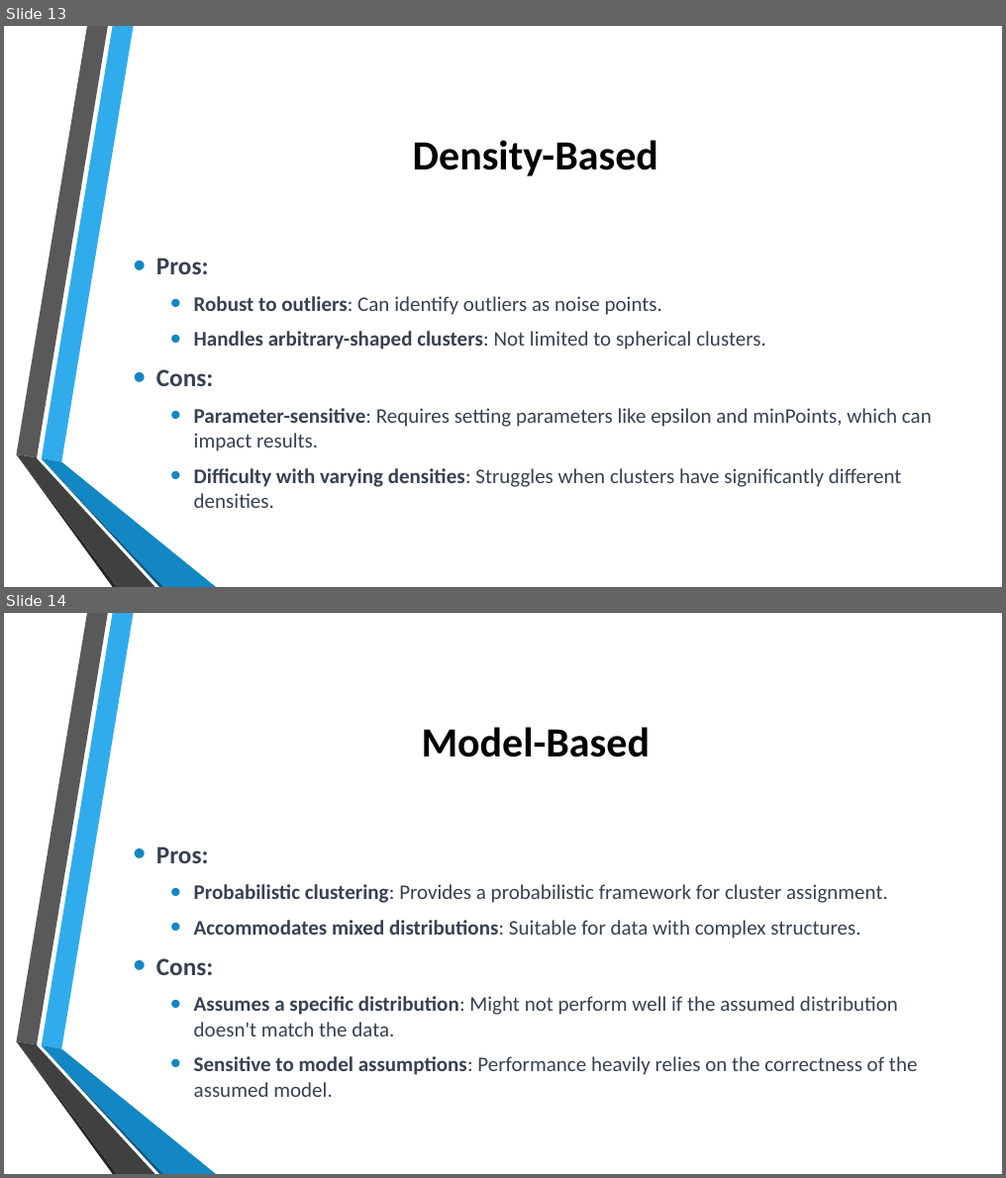
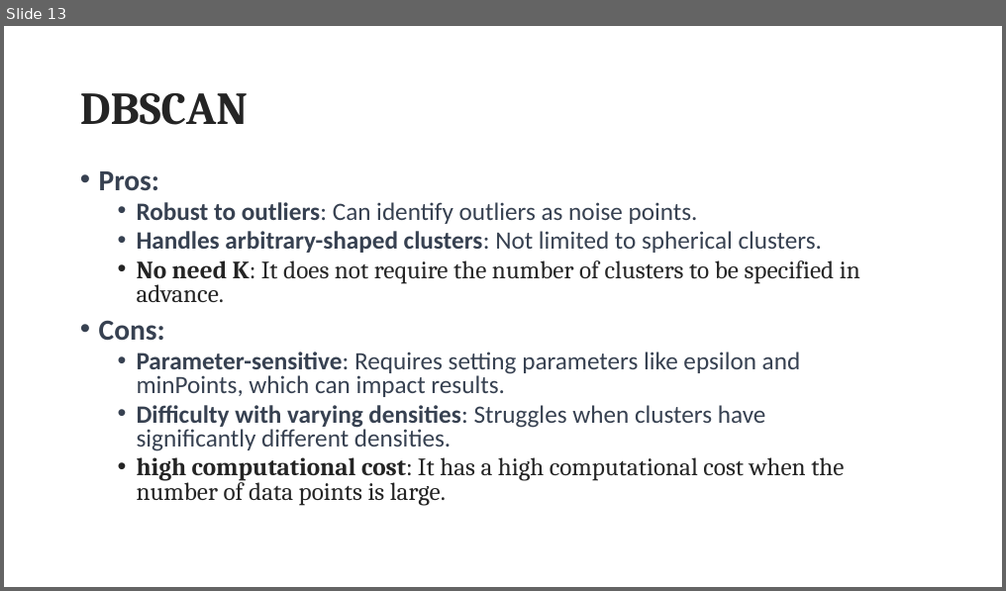
Before and after one commit to SC-One/ClusteringDataStream, a slide deck: Presentation/Data Mining in clustering.pptx. Shown one above the other, each under a label of ours: slides 13 and 14 before the commit, slide 13 after it. The pictures are 1006x1178 and 1006x591 pixels, drawn with LibreOffice and Linux fonts; fonts in the diff are those of the drawing; background and template pictures are left out. Boxes give left, top, right and bottom in pixels: in the first picture for what was removed or moved away, otherwise in the second. Text is boxed around its words. In the diff, an @@ line names an element or a change of style, - is before the commit and + after.

```diff
--- a/Presentation/Data Mining in clustering.pptx
+++ b/Presentation/Data Mining in clustering.pptx
@@ slide 14 removed at [4, 613, 1002, 1174], background picture (left out); not listed: 6 template elements that a slide beside it also shows @@
@@ title removed at [422, 727, 649, 758] @@
-Model-Based
@@ text removed at [156, 847, 918, 1097] @@
-• Pros:
-  • Probabilistic clustering: Provides a probabilistic framework for cluster assignment.
-  • Accommodates mixed distributions: Suitable for data with complex structures.
-• Cons:
-  • Assumes a specific distribution: Might not perform well if the assumed distribution doesn't match the data.
-  • Sensitive to model assumptions: Performance heavily relies on the correctness of the assumed model.
@@ slide 13 changed as well @@
@@ title at [80, 93, 248, 125]: text changed; size 40 to 44 pt; font Calibri to Cambria; text colour #000000 to #242424 @@
-Density-Based
+DBSCAN
@@ text "Pros:": place and size @@
-text "Pros:" at [156, 258, 932, 508]
+text "Pros:" at [99, 172, 860, 506]
@@ text "Pros:" at [99, 172, 860, 506]: vertical alignment middle to top @@
@@ text at [99, 172, 823, 452]: size 24 to 28 pt in "Pros:", "Cons:"; size 20 to 24 pt in "Robust to outliers: Can identify outliers as ...", "Handles arbitrary-shaped clusters: Not limited to spherical ...", "Parameter-sensitive: Requires setting parameters like epsilo ...", "Difficulty with varying densities: Struggles when clusters ..."; indent changed; line spacing 1 to 0.8; less space between paragraphs @@
@@ text at [137, 261, 860, 302]: paragraph added @@
+  • No need K: It does not require the number of clusters to be specified in advance.
@@ group removed at [16, 26, 216, 587]: 6 freeform shapes @@
@@ text at [137, 458, 844, 506]: paragraph added @@
+  • high computational cost: It has a high computational cost when the number of data points is large.
```
Also in this commit, not shown: 13 other slides changed, 5 slides added, 10 other slides removed.
